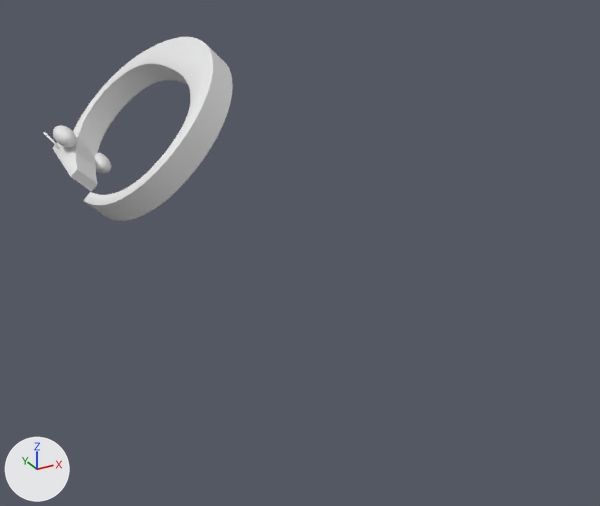
The FBX model KeyboardTheGame/Assets/Prefabs/C/c_is_for_cookie_jumping_24fps.FBX, before and after one commit.
The view is the same before and after, from a camera (50 mm lens) standing at (-0.598, -0.174, 0.497) and looking at (0.082, 1.063, -0.122). Lighting does not change. The marker at lower left points along +X, +Y and +Z. Both versions are drawn at frame 13 of the action 'Take 001'; the numbers are the values there. Materials are left out; every surface is plain grey.

In view in the first picture: 'Box003', 'C'.
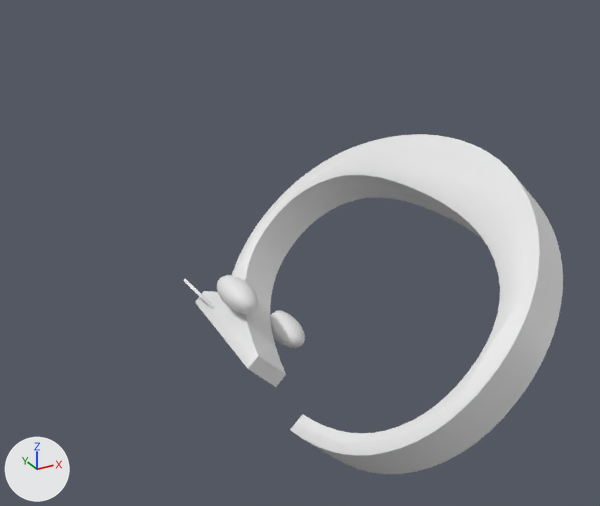
What differs and where, as boxes (x1, y1, x2, y2) in the pictures (600 x 506 px):
```json
{"object": "C", "change": "moved", "before": [44, 37, 233, 221], "after": [183, 134, 563, 474]}
{"object": "Box003", "change": "moved", "before": [53, 125, 111, 174], "after": [217, 275, 305, 348]}
```

Edits to the scene script, one JSON object a line:
```json
{"op": "set", "path": "ob_box003.location", "old": "(16.57, 20.1, -0.652)", "new": "(16.18, 17.68, 0.166)"}
{"op": "set", "path": "ob_c.location", "old": "(0.0, 1.655, 0.0)", "new": "(0.0, 0.691, 0.0)"}
```
